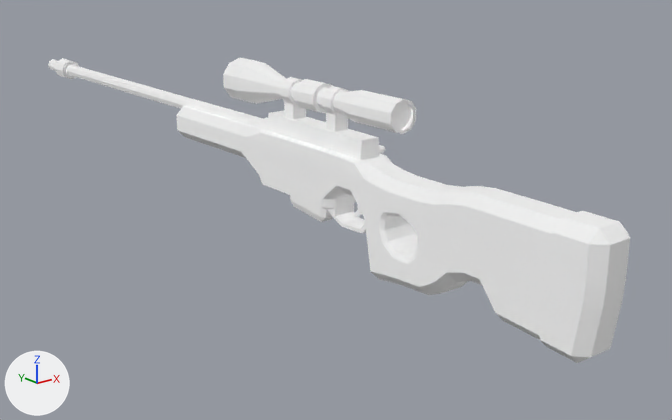
A saved change to the glTF model godot/assets/models/guns/sniper.glb.
One viewpoint serves both versions: a 50 mm camera at (-0.657, -1.032, 0.276) aimed at (0.084, -0.105, -0.095). Lighting does not change. The marker at lower left points along +X, +Y and +Z. The first picture is the older version. Where no turn or scale is listed for an object, it has been applied to the vertices.

Before the edit, the objects in view are built like this:
```python
mat_barrel = principled_material('Barrel')
mat_barrel.base_color = (1.0, 1.0, 1.0)  # white #ffffff
mat_barrel.metallic = 1.0
mat_barrel.roughness = 1.0
mat_black = principled_material('Black')
mat_black.base_color = (1.0, 1.0, 1.0)  # white #ffffff
mat_black.metallic = 1.0
mat_black.roughness = 1.0
mat_green = principled_material('Green')
mat_green.base_color = (1.0, 1.0, 1.0)  # white #ffffff
mat_green.metallic = 1.0
mat_green.roughness = 1.0
mat_magazine = principled_material('Magazine')
mat_magazine.base_color = (1.0, 1.0, 1.0)  # white #ffffff
mat_magazine.metallic = 1.0
mat_magazine.roughness = 1.0
mat_metal = principled_material('Metal')
mat_metal.base_color = (1.0, 1.0, 1.0)  # white #ffffff
mat_metal.metallic = 1.0
mat_metal.roughness = 1.0
me_rifle_001 = bpy.data.meshes.new('Rifle.001')
me_rifle_001.from_pydata(...)  # 863 vertices, 1710 faces; spans x -0.027..0.034, y -0.367..0.833, z -0.139..0.073
# faces by material slot: [103, 70, 24, 28, 161, 814, 466, 44]
me_rifle_001.materials.append(mat_metal)  # white #ffffff
me_rifle_001.materials.append(mat_bulletyellow)  # white #ffffff
me_rifle_001.materials.append(mat_bulletorange)  # white #ffffff
me_rifle_001.materials.append(mat_trigger)  # white #ffffff
me_rifle_001.materials.append(mat_barrel)  # white #ffffff
me_rifle_001.materials.append(mat_green)  # white #ffffff
me_rifle_001.materials.append(mat_black)  # white #ffffff
me_rifle_001.materials.append(mat_magazine)  # white #ffffff
ob_rifle_001 = bpy.data.objects.new('Rifle.001', me_rifle_001)
ob_rifle_001.location = (-0.003, -0.233, 0.033)
```
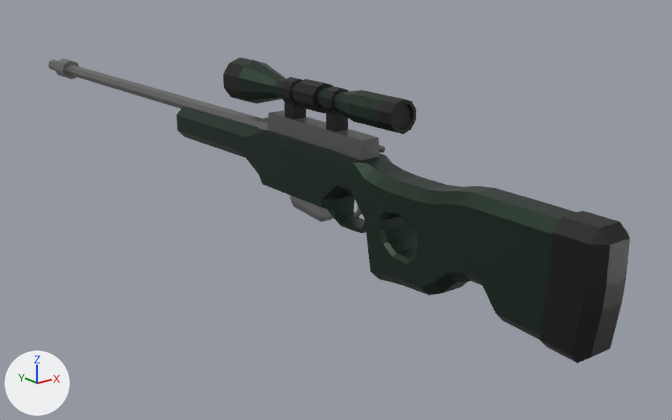
Pixel boxes (x1, y1, x2, y2) of what changed, in the pictures (672 x 420 px):
```json
{"object": "Rifle.001", "change": "recoloured, surface changed", "before": [48, 57, 630, 363], "after": [48, 57, 630, 363], "on screen": "white to dark grey"}
```

Scene script edits in JSON lines:
```json
{"op": "set", "path": "mat_metal.base_color", "old": "(1.0, 1.0, 1.0)", "new": "(0.168, 0.168, 0.168)", "note": "white #ffffff -> grey #727272"}
{"op": "set", "path": "mat_metal.roughness", "old": "1.0", "new": "0.42"}
{"op": "set", "path": "mat_barrel.base_color", "old": "(1.0, 1.0, 1.0)", "new": "(0.22, 0.22, 0.22)", "note": "white #ffffff -> grey #818181"}
{"op": "set", "path": "mat_barrel.roughness", "old": "1.0", "new": "0.42"}
{"op": "set", "path": "mat_green.base_color", "old": "(1.0, 1.0, 1.0)", "new": "(0.0275, 0.0495, 0.0351)", "note": "white #ffffff -> dark green #2e3f35"}
{"op": "set", "path": "mat_green.roughness", "old": "1.0", "new": "0.42"}
{"op": "set", "path": "mat_black.base_color", "old": "(1.0, 1.0, 1.0)", "new": "(0.0311, 0.0311, 0.0311)", "note": "white #ffffff -> dark grey #313131"}
{"op": "set", "path": "mat_black.roughness", "old": "1.0", "new": "0.42"}
{"op": "set", "path": "mat_magazine.base_color", "old": "(1.0, 1.0, 1.0)", "new": "(0.274, 0.274, 0.274)", "note": "white #ffffff -> grey #8f8f8f"}
{"op": "set", "path": "mat_magazine.roughness", "old": "1.0", "new": "0.42"}
```
